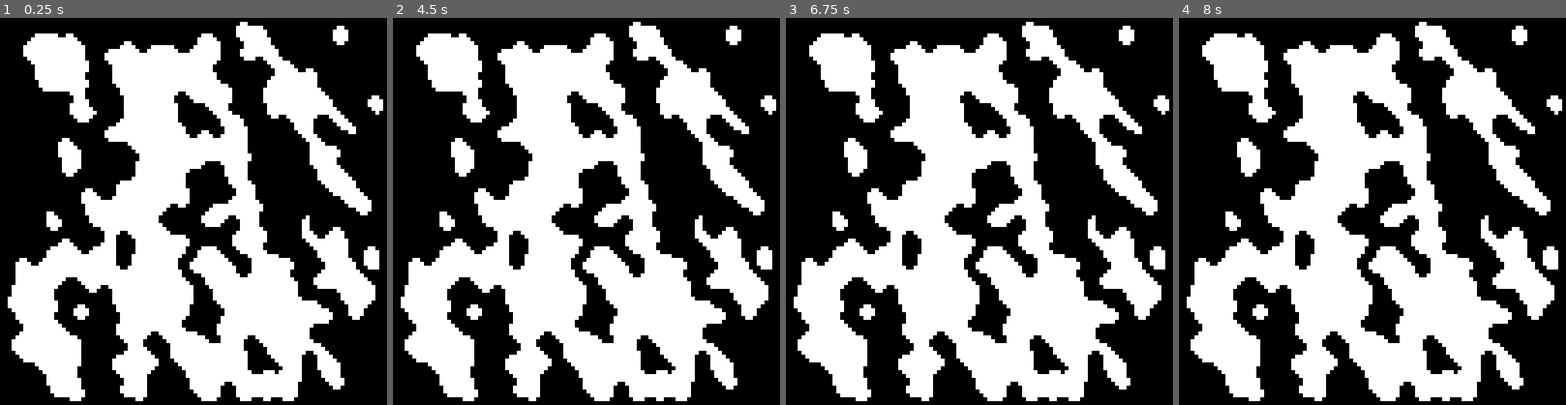
Above: before the commit, frames 1-4 (left to right).
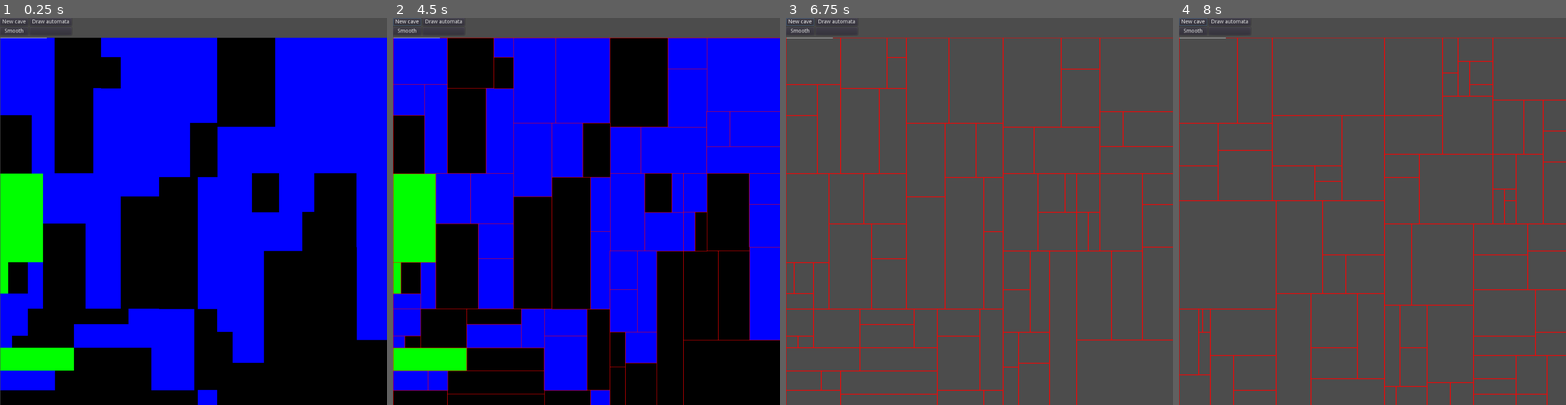
Above: after the commit, the same moments.

Repository: EpEpDragon/Project-Almond
Game: Godot game, scene res://WorldGen/WorldGenTesting.tscn
The game is run twice, just before and just after one commit, with the same random seed, the same clock (stepped at 60 frames per second) and the same inputs.
Inputs (mouse positions are in pixels of both pictures, inside the frame that each line leads up to):
- Up to frame 1 (0.25 s): no input
- Up to frame 2 (4.5 s): click (408, 29) at 0.5 s, where only the run after the commit has a clickable "Smooth"; click (443, 21) at 1.25 s, where only the run after the commit has a clickable "Draw automata"; click (443, 29) at 2.02 s; click (408, 21) at 2.75 s, where only the run after the commit has a clickable "New cave"; click (408, 21) at 3.5 s, where only the run after the commit has a clickable "New cave"; tap Enter at 4.25 s; move the mouse to (671, 192) at 4.27 s; hold D (right) from 4.28 s (still down); tap Keypad 7 (drawBSP) at 4.35 s
- Up to frame 3 (6.75 s): tap Space at 5, 6.5 s; move the mouse to (902, 230) at 5.02 s; release D (right) at 5.03 s; hold S (backward) 5.03-5.78 s; tap Keypad 2 (camBackward) at 5.1 s; tap Keypad 7 (drawBSP) at 5.3, 6.05 s; tap Enter at 5.75 s; move the mouse to (1018, 126) at 5.77 s; hold D (right) 5.78-6.53 s; hold Keypad 5 (camDown) 5.78-6.53 s; move the mouse to (960, 288) at 6.52 s; hold W (forward) from 6.53 s (still down); tap Keypad 8 (camForward) at 6.6 s
- Up to frame 4 (8 s): tap Keypad 7 (drawBSP) at 6.8, 7.55 s; tap Enter at 7.25 s; move the mouse to (1488, 269) at 7.27 s; release W (forward) at 7.28 s; hold A (left) from 7.28 s (still down); hold Keypad 4 (camLeft) from 7.28 s (still down); tap Up (newMap) at 7.9 s

The runs differ from the first frame. In frame 1, 80% of the frame differs, in the area x 0-100%, y 0-100%; in frame 2, 80%; in frame 3, 100%; in frame 4, 100%.

Commit message:
Cave lock to zones
Merged BSP and automata to constrain to zones

Diff:
--- a/WorldGen/BSP.gd
+++ b/WorldGen/BSP.gd
@@ -1,6 +1,6 @@
 extends Node2D
 var world_root = Vector2(0,0)
-var world_size = Vector2(1400,1400)
+var worldSize = Vector2(1200,1000)
 var max_room_size = 100000;
 var world = []
 var rand = RandomNumberGenerator.new()
@@ -23,11 +23,11 @@
 	#Set world root node
 	world[0] = {
 		origin = world_root,
-		size = world_size,
+		size = worldSize,
 		type = "overworld"
 		}
 
-	bsp(world_root, world_size, 0, 0)
+	bsp(world_root, worldSize, 0, 0)
 	assign_nodes(0)
 	return
 
@@ -57,18 +57,18 @@
 		if (fmod(depth, 2) == 0):
 			#Vertical split
 			left_origin = origin
-			left_size = size - Vector2(size.x*(1-split),0)
+			left_size = size - Vector2(size.x*(1-split),0).snapped(Vector2(10,10))
 
-			right_origin = origin + Vector2(size.x*split,0)
-			right_size = size - Vector2(size.x*split,0)
+			right_origin = origin + Vector2(size.x*split,0).snapped(Vector2(10,10))
+			right_size = size - Vector2(size.x*split,0).snapped(Vector2(10,10))
 
 		else:
 			#Horizontal split, Left is top, Right is bottom
 			left_origin = origin
-			left_size = size - Vector2(0,size.y*(1-split))
+			left_size = size - Vector2(0,size.y*(1-split)).snapped(Vector2(10,10))
 
-			right_origin = origin + Vector2(0,size.y*split)
-			right_size = size - Vector2(0,size.y*split)
+			right_origin = origin + Vector2(0,size.y*split).snapped(Vector2(10,10))
+			right_size = size - Vector2(0,size.y*split).snapped(Vector2(10,10))
 
 		#Increase size
 		if world.size() < node*2+3:
@@ -101,7 +101,7 @@
 			assign_nodes(node*2+2)
 			children += 1
 	if children == 0:
-		if rand.randf() < 0.7:
+		if rand.randf() < 0.6:
 			world[node].type = "cave"
 		elif rand.randf() < 0.8:
 			world[node].type = "fill"
--- a/WorldGen/CellularAutomata.gd
+++ b/WorldGen/CellularAutomata.gd
@@ -1,35 +1,69 @@
 extends Node2D
 
 var tile = Vector2(10,10)
-var worldSize = 100
+var worldX
+var worldY
 var rand : RandomNumberGenerator
 var worldCurrent = []
-var fillChance = 0.5
+export var fillChance = 0.5
+var BSP
+var vec1 = Vector2(1,1)
+var draw
 
 func _ready():
+	BSP = get_tree().get_root().get_node("Node2D/BSP")
+	worldX = BSP.worldSize.x/10
+	worldY = BSP.worldSize.y/10
+
 	rand = RandomNumberGenerator.new()
-	rand.seed = 666
-	prepArrays()
-	populate()
-	for i in 5:
-		smooth()
+	rand.seed = 45645
+	prepWorld()
 
-func prepArrays():
+func prepWorld():
 	#World current
-	worldCurrent.resize(worldSize)
-	for y in worldSize:
+	worldCurrent.resize(worldY)
+	for y in worldY:
 		worldCurrent[y] = []
-		worldCurrent[y].resize(worldSize)
+		worldCurrent[y].resize(worldX)
+		for x in worldX:
+			worldCurrent[y][x] = 1
 
-func populate():
-	for y in worldSize:
-		for x in worldSize:
-			if x == 0 || y == 0 || x == worldSize-1 || y == worldSize-1:
+func randomizeZones(node : int):
+	var treeSize = BSP.tree_size
+	var world = BSP.world
+
+	var children = 0;
+	if node*2+1 <= treeSize:
+		if world[node*2+1]:
+			randomizeZones(node*2+1)
+			children += 1
+	if node*2+2 <= treeSize:
+		if world[node*2+2]:
+			randomizeZones(node*2+2)
+			children += 1
+	if world[node].type == "cave":
+		randomizeRect(world[node].origin, world[node].size)
+	return
+
+func randomizeRect(origin : Vector2, size : Vector2):
+	var yOrigin = origin.y/tile.y
+	var xOrigin = origin.x/tile.x
+	var y = yOrigin
+	var x = xOrigin
+	var ySize = size.y/tile.y
+	var xSize = size.x/tile.x
+
+	while y < yOrigin + ySize:
+		while x < xOrigin + xSize:
+			if x == 0 || y == 0 || x == worldX-1 || y == worldY-1:
 				worldCurrent[y][x] = 1
 			elif rand.randf() > fillChance:
 				worldCurrent[y][x] = 1
 			else:
 				worldCurrent[y][x] = 0
+			x += 1
+		x = xOrigin
+		y += 1
 
 func neighbourCount(var x, var y):
 	var count = 0
@@ -38,7 +72,7 @@
 
 	while neighbourX <= x+1:
 		while neighbourY <= y+1:
-			if neighbourX < 0 || neighbourY < 0 || neighbourX >= worldSize || neighbourY >= worldSize:
+			if neighbourX < 0 || neighbourY < 0 || neighbourX >= worldX || neighbourY >= worldY:
 				count += 1
 			elif (neighbourX != x || neighbourY != y):
 				if worldCurrent[neighbourY][neighbourX]:
@@ -48,19 +82,43 @@
 		neighbourY = y-1
 	return count
 
-func smooth():
-	for y in worldSize:
-		for x in worldSize:
-			var neighbours = neighbourCount(x,y)
-			if neighbours > 4:
-				worldCurrent[y][x] = 1
-			elif neighbours < 4:
-				worldCurrent[y][x] = 0
+func smooth(var iterations : int):
+	var y : int
+	var x : int
+	for i in iterations:
+		y = rand.randi_range(0, worldY-1)
+		x = rand.randi_range(0, worldX-1)
+
+		var neighbours = neighbourCount(x,y)
+
+		if neighbours > 4:
+			worldCurrent[y][x] = 1
+		elif neighbours < 4:
+			worldCurrent[y][x] = 0
 
 func _draw():
-	for y in worldSize:
-		for x in worldSize:
-			if worldCurrent[y][x] == 1:
-				draw_rect(Rect2(Vector2(x*tile.x, y*tile.y),tile), Color(0,0,0))
-			else:
-				draw_rect(Rect2(Vector2(x*tile.x, y*tile.y),tile), Color(1,1,1))
+	if draw:
+		for y in worldY:
+			for x in worldX:
+				if worldCurrent[y][x] == 1:
+					draw_rect(Rect2(Vector2(x*tile.x, y*tile.y) + vec1,tile + vec1), Color(0,0,0))
+				else:
+					draw_rect(Rect2(Vector2(x*tile.x, y*tile.y) + vec1,tile+  vec1), Color(1,1,1))
+	draw_line(Vector2(1,1), Vector2(121,1), Color(1,1,1))
+func _on_Button_pressed():
+	print("smooth")
+	smooth(10000)
+	update()
+
+func _on_Button2_pressed():
+	print("Cave gen")
+	randomizeZones(0)
+	#smooth(300000)
+	update()
+
+func _on_DrawAutomata_pressed():
+	if draw == false:
+		draw = true
+	else:
+		draw = false
+	update()
--- a/WorldGen/WorldGenTesting.tscn
+++ b/WorldGen/WorldGenTesting.tscn
@@ -6,8 +6,45 @@
 [node name="Node2D" type="Node2D"]
 
 [node name="BSP" type="Node2D" parent="."]
-visible = false
+position = Vector2( 0, 50 )
 script = ExtResource( 1 )
 
 [node name="CellularAutomata" type="Node2D" parent="."]
+position = Vector2( 0, 50 )
 script = ExtResource( 2 )
+
+[node name="HBoxContainer" type="HBoxContainer" parent="."]
+
+[node name="VBoxContainer" type="VBoxContainer" parent="HBoxContainer"]
+margin_right = 73.0
+margin_bottom = 44.0
+
+[node name="Button2" type="Button" parent="HBoxContainer/VBoxContainer"]
+margin_right = 73.0
+margin_bottom = 20.0
+text = "New cave"
+
+[node name="Button" type="Button" parent="HBoxContainer/VBoxContainer"]
+margin_top = 24.0
+margin_right = 73.0
+margin_bottom = 44.0
+text = "Smooth"
+
+[node name="VBoxContainer2" type="VBoxContainer" parent="HBoxContainer"]
+margin_left = 77.0
+margin_right = 185.0
+margin_bottom = 44.0
+
+[node name="DrawAutomata" type="Button" parent="HBoxContainer/VBoxContainer2"]
+margin_right = 108.0
+margin_bottom = 20.0
+text = "Draw automata"
+
+[node name="Button2" type="Button" parent="HBoxContainer/VBoxContainer2"]
+margin_top = 24.0
+margin_right = 108.0
+margin_bottom = 44.0
+
+[connection signal="pressed" from="HBoxContainer/VBoxContainer/Button2" to="CellularAutomata" method="_on_Button2_pressed"]
+[connection signal="pressed" from="HBoxContainer/VBoxContainer/Button" to="CellularAutomata" method="_on_Button_pressed"]
+[connection signal="pressed" from="HBoxContainer/VBoxContainer2/DrawAutomata" to="CellularAutomata" method="_on_DrawAutomata_pressed"]
